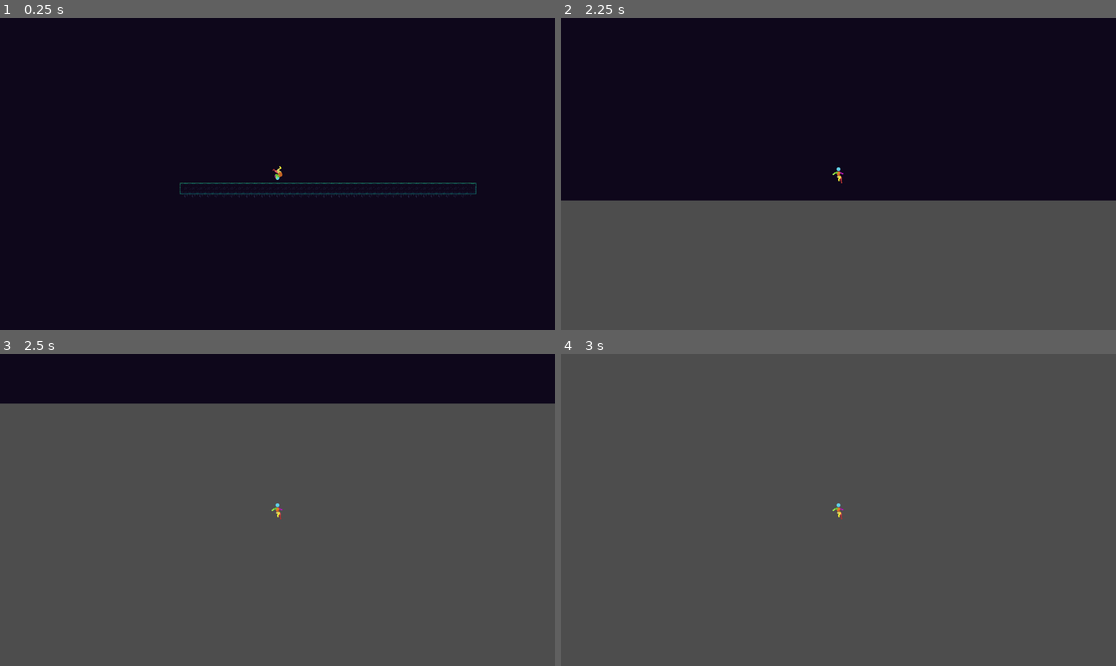
Above: before the commit, frames 1-4 (two rows, left to right).
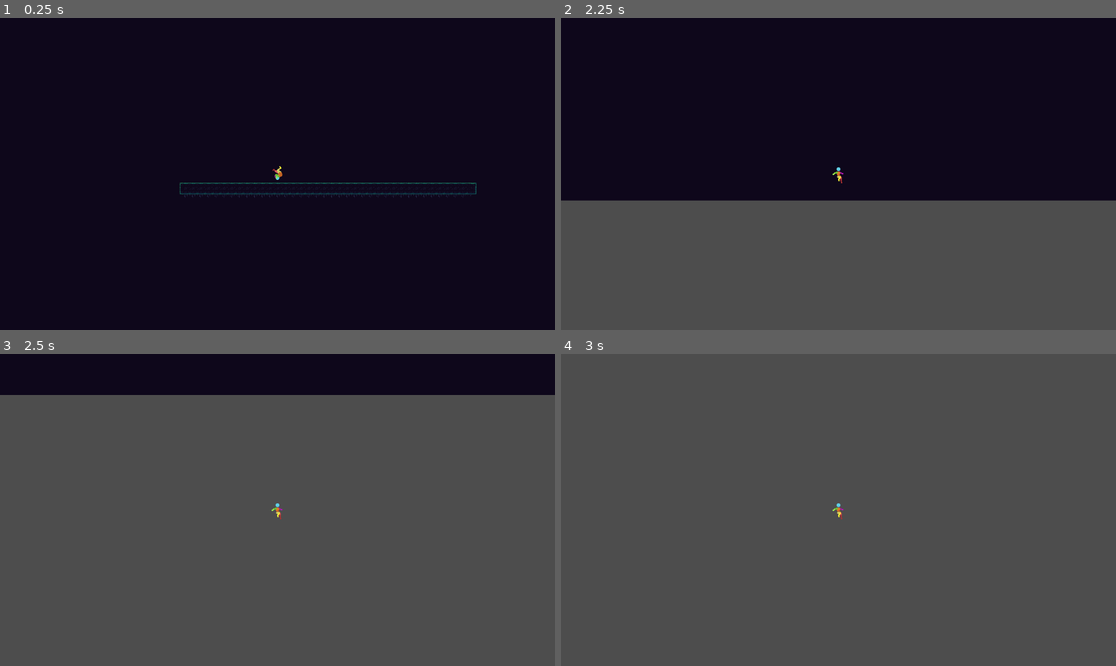
Above: after the commit, the same moments.

Repository: Dacosa/pre-alpha
Game: Godot game, scene res://Scenes/main.tscn
The game is run twice, just before and just after one commit, with the same random seed, the same clock (stepped at 60 frames per second) and the same inputs.
Inputs:
- Up to frame 1 (0.25 s): no input
- Up to frame 2 (2.25 s): hold D (move_right) 0.53-2.03 s; tap Shift (air_spin) at 0.6, 1.35 s; tap Space (jump) at 0.77, 1.52 s; tap Enter at 1.25 s; hold S (move_down) from 2.03 s (still down); hold A (any) from 2.03 s (still down)
- Up to frame 3 (2.5 s): keep holding S (move_down); keep holding A (any); tap Shift (air_spin) at 2.3 s
- Up to frame 4 (3 s): release S (move_down) at 2.78 s; release A (any) at 2.78 s; hold D (move_right) from 2.78 s (still down); tap Shift (air_spin) at 2.85 s

Frames 1-2 are identical in both runs. In frame 3, 2.7% of the frame differs, in the area x 0-100%, y 13-16%; in frame 4, nothing differs.

Commit message:
working on air spin

Diff:
--- a/Player.gd
+++ b/Player.gd
@@ -2,7 +2,8 @@
 
 
 const DASH_SPEED = 500.0
-const SPIN_SPEED = 1000.0
+const INITIAL_SPIN_SPEED = 1000.0
+const FINAL_SPIN_SPEED = 0
 const RUN_SPEED = 450
 const JUMP_VELOCITY = -500.0
 const GRAVITY = 1500
@@ -18,6 +19,8 @@
 var falling = false
 var direction = 1
 var landing_count = 0
+var spin_count = 0
+var can_spin = true
 
 
 
@@ -39,6 +42,7 @@
 	if is_on_floor():
 		current_airborne_time = 0
 		falling = false
+		can_spin = true
 
 	#fast fall
 	if falling and Input.is_action_just_pressed("move_down"):
@@ -62,15 +66,18 @@
 	var move_input_y = Input.get_axis("move_up", "move_down")
 
 	#air spin
-	if Input.is_action_just_pressed("air_spin") and not is_on_floor():
-		velocity.x = move_input_x * SPIN_SPEED
-		velocity.y = move_input_y * SPIN_SPEED
+	if Input.is_action_just_pressed("air_spin") and not is_on_floor() and can_spin:
+		can_spin = false
+		velocity.x = move_input_x * INITIAL_SPIN_SPEED
+		velocity.y = move_input_y * INITIAL_SPIN_SPEED
 
+	if playback.get_current_node() == "AIR_SPIN":
+		spin_count += 1
 
 	if move_input_x != 0:
 		direction = move_input_x
 
-	#dashdance
+	#dash and dance
 	if playback.get_current_node() == "DASH" and is_on_floor():
 		if velocity.x * direction < 0:
 			playback.start("TURN")
